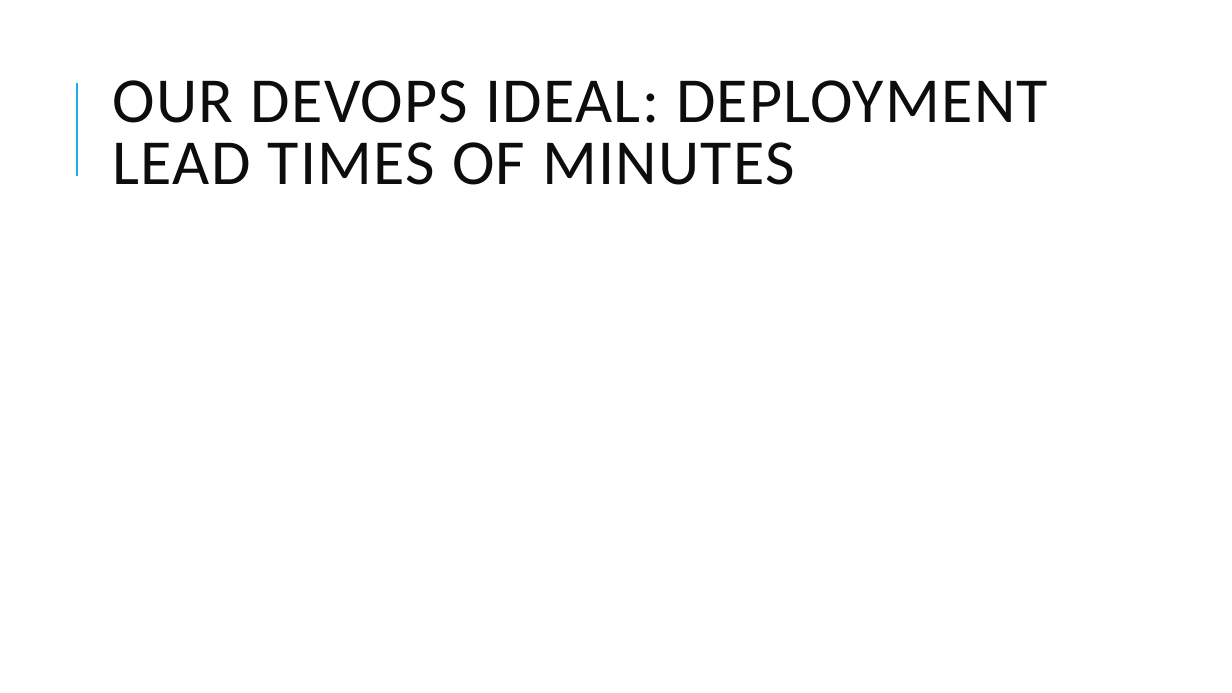
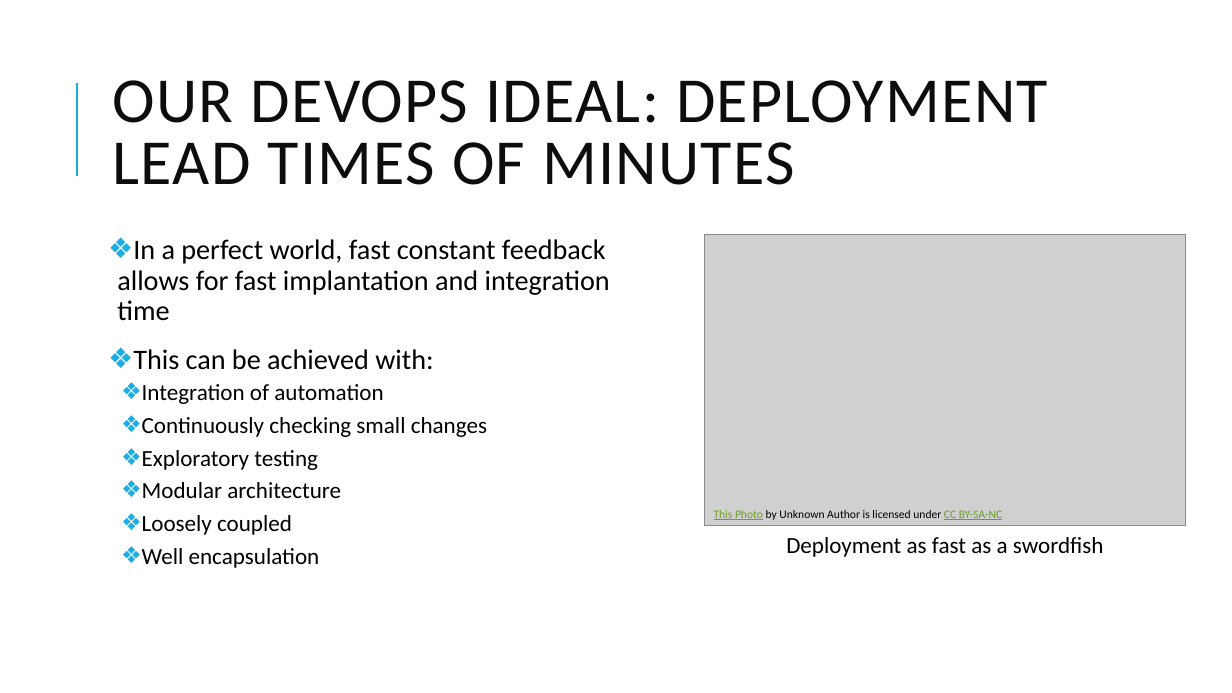
Before and after one commit to D-Faison/csd-380, a slide deck: slide 7 of module-1/Faison_1_2_TechnologyValueStream.pptx. Drawn at 1232x693 pixels with LibreOffice and Linux fonts; fonts in the diff are those of the drawing; grey boxes stand for pictures. Boxes give left, top, right and bottom in pixels: in the first picture for what was removed or moved away, otherwise in the second. Text is boxed around its words. In the diff, an @@ line names an element or a change of style, - is before the commit and + after.

```diff
--- a/module-1/Faison_1_2_TechnologyValueStream.pptx
+++ b/module-1/Faison_1_2_TechnologyValueStream.pptx
@@ text added at [117,239,610,568], 18 pt, text #000000 @@
+❖ In a perfect world, fast constant feedback allows for fast implantation and integration time
+❖ This can be achieved with:
+  ❖ Integration of automation
+  ❖ Continuously checking small changes
+  ❖ Exploratory testing
+  ❖ Modular architecture
+  ❖ Loosely coupled
+  ❖ Well encapsulation
@@ picture added at [704,234,1186,526] @@
@@ text added at [714,510,1002,520], 9 pt, text #000000 @@
+This Photo by Unknown Author is licensed under CC BY-SA-NC
@@ text added at [786,537,1104,557], 18 pt, text #000000 @@
+Deployment as fast as a swordfish
```
Also in this commit, not shown: 5 other slides changed, 2 slides added.
